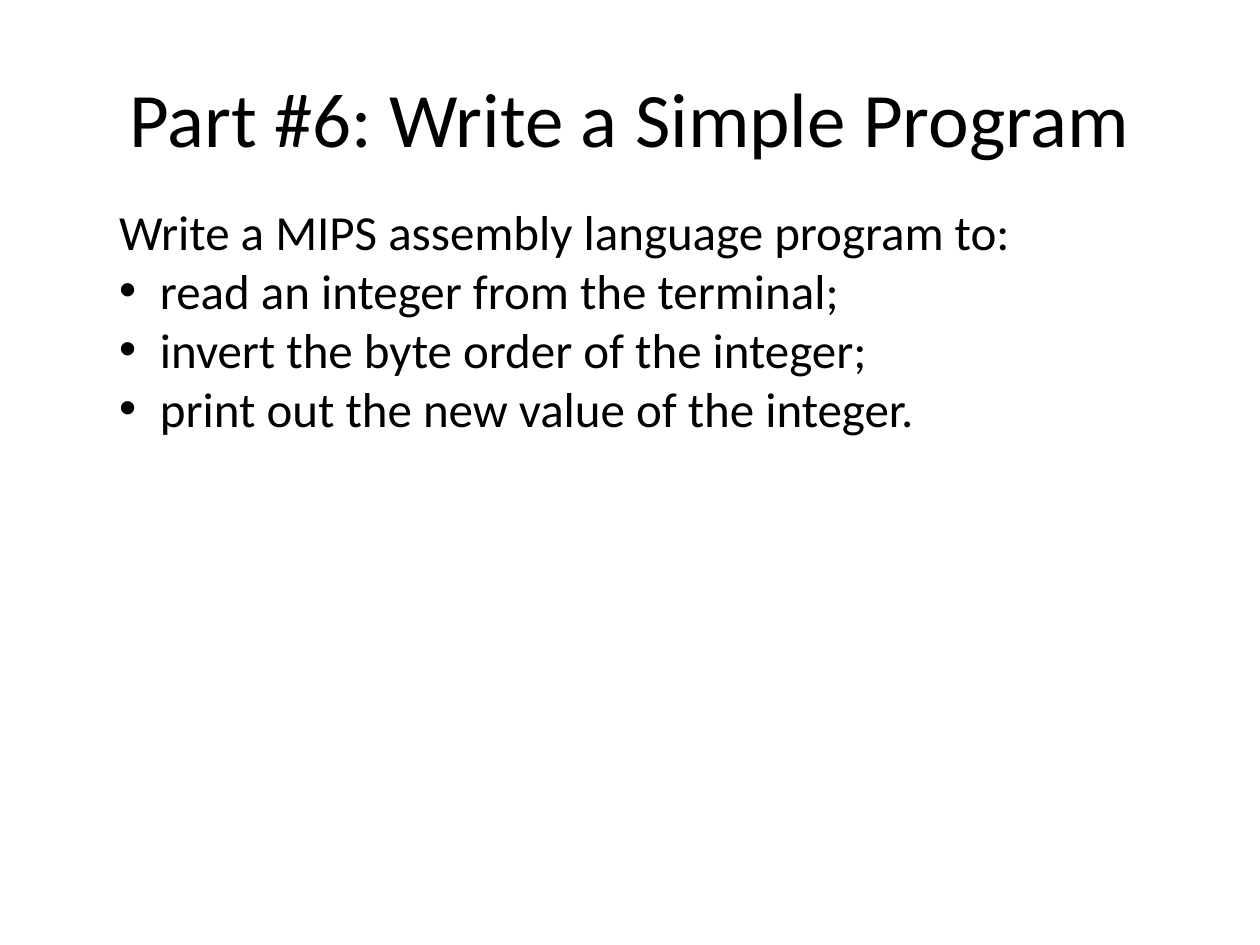
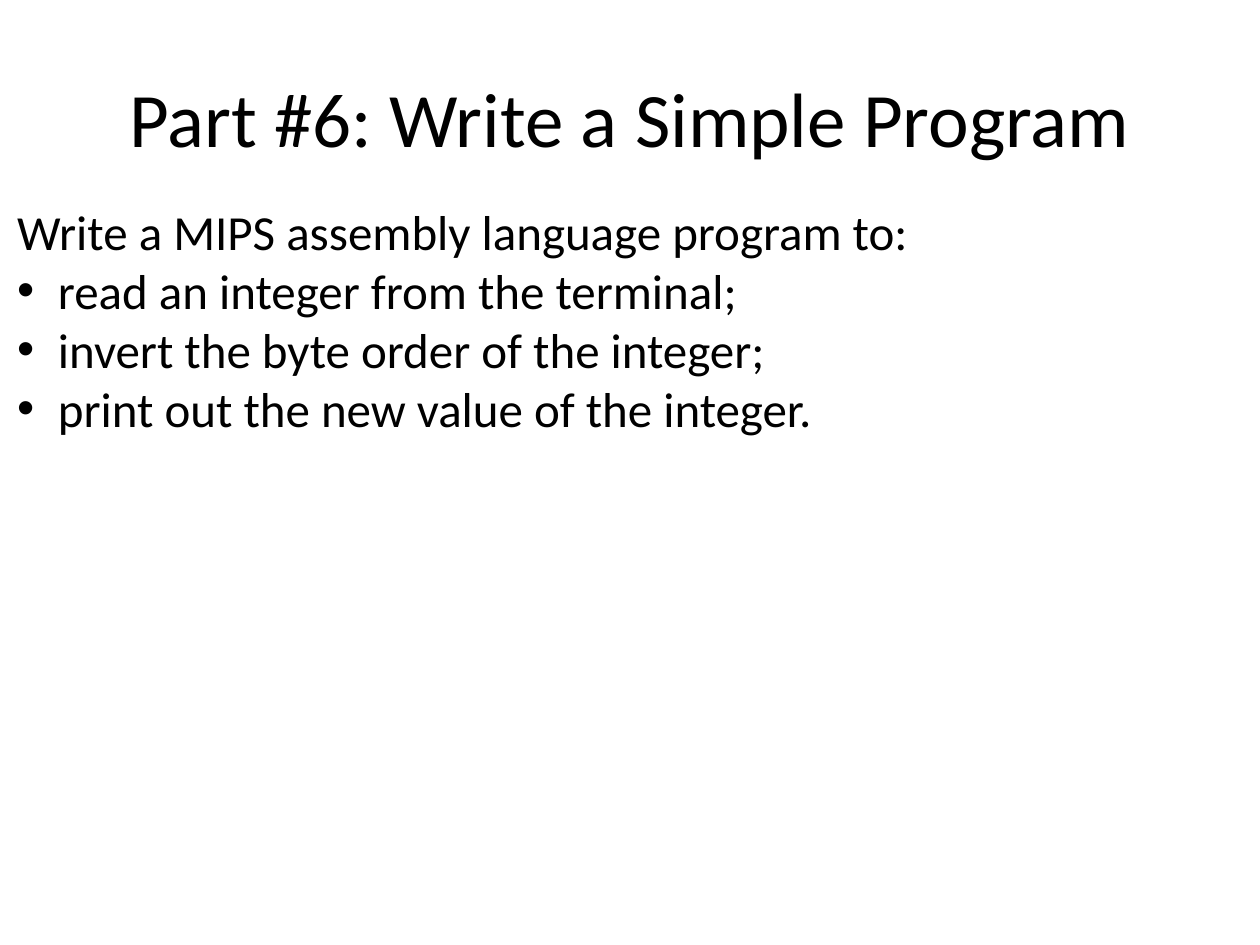
Before and after one commit to cmput229/Lab_Intro, a slide deck: slide 9 of resources/slides/class.pptx. Drawn at 1260x945 pixels with LibreOffice and Linux fonts; fonts in the diff are those of the drawing. Boxes give left, top, right and bottom in pixels: in the first picture for what was removed or moved away, otherwise in the second. Text is boxed around its words. In the diff, an @@ line names an element or a change of style, - is before the commit and + after.

```diff
--- a/resources/slides/class.pptx
+++ b/resources/slides/class.pptx
@@ text "Write a MIPS assembly language ...": place and size @@
-text "Write a MIPS assembly language ..." at (119,216,1010,436)
+text "Write a MIPS assembly language ..." at (17,216,908,436)
@@ text at (58,275,811,436): indent changed @@
```
Also in this commit, not shown: 12 other slides changed, 8 other files.
